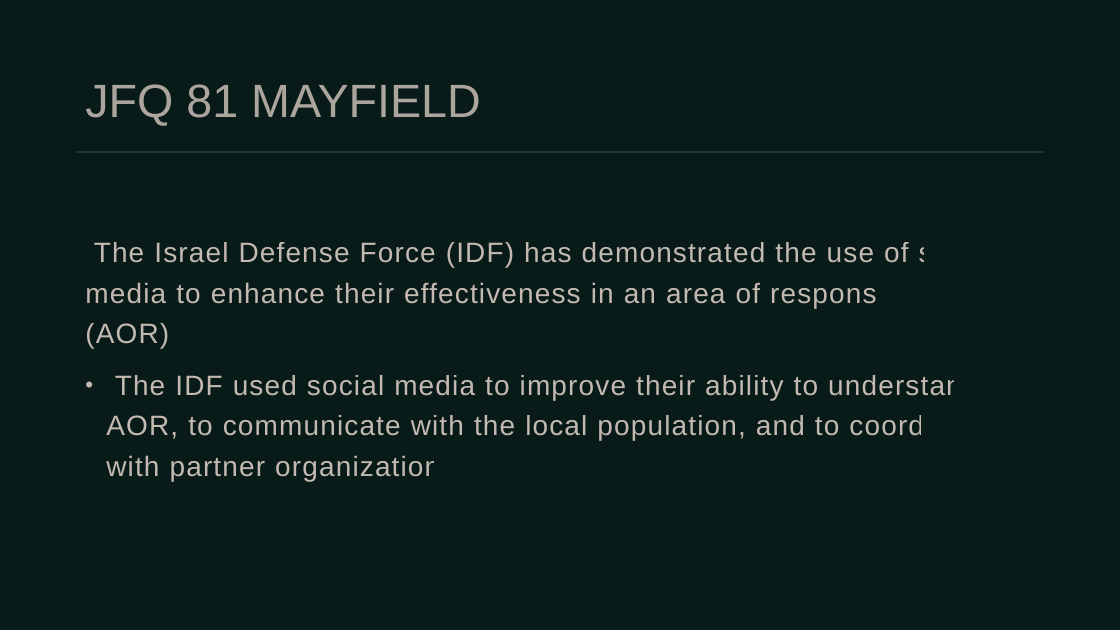
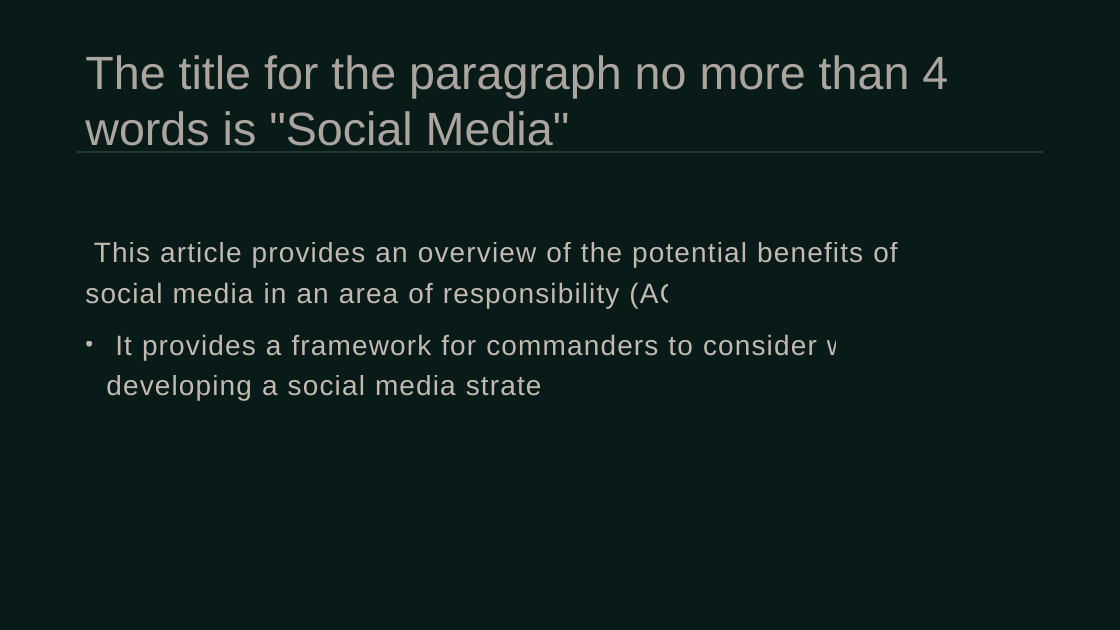
Before and after one commit to umarrasool15/Research2SlidesWebApp, a slide deck: slide 3 of src/main/resources/content/output/Social Media.pptx. Drawn at 1120x630 pixels with LibreOffice and Linux fonts; fonts in the diff are those of the drawing. Boxes give left, top, right and bottom in pixels: in the first picture for what was removed or moved away, otherwise in the second. Text is boxed around its words. In the diff, an @@ line names an element or a change of style, - is before the commit and + after.

```diff
--- a/src/main/resources/content/output/Social Media.pptx
+++ b/src/main/resources/content/output/Social Media.pptx
@@ title at (x1=85, y1=55, x2=948, y2=146): text changed @@
-JFQ 81 MAYFIELD
+The title for the paragraph no more than 4 words is "Social Media"
@@ text at (x1=85, y1=242, x2=897, y2=400): text changed @@
-• The Israel Defense Force (IDF) has demonstrated the use of social media to enhance their effectiveness in an area of responsibility (AOR).
-  The IDF used social media to improve their ability to understand the AOR, to communicate with the local population, and to coordinate with partner organizations.
+• This article provides an overview of the potential benefits of using social media in an area of responsibility (AOR).
+  It provides a framework for commanders to consider when developing a social media strategy.
```
Also in this commit, not shown: 4 other slides changed, 8 other files.
